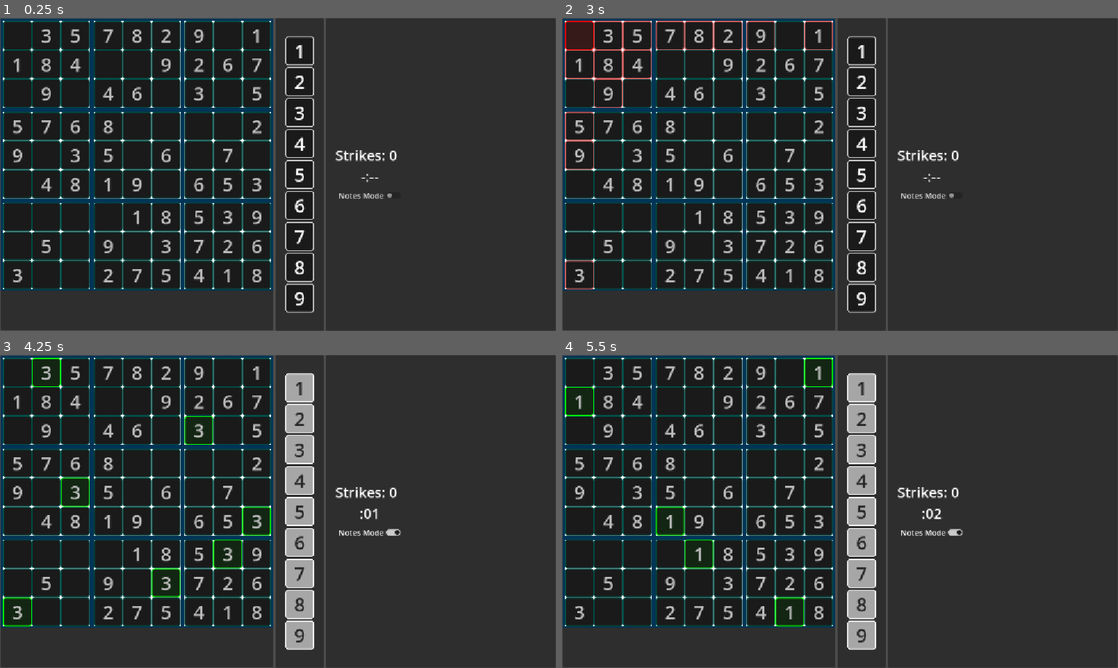
Above: before the commit, frames 1-4 (two rows, left to right).
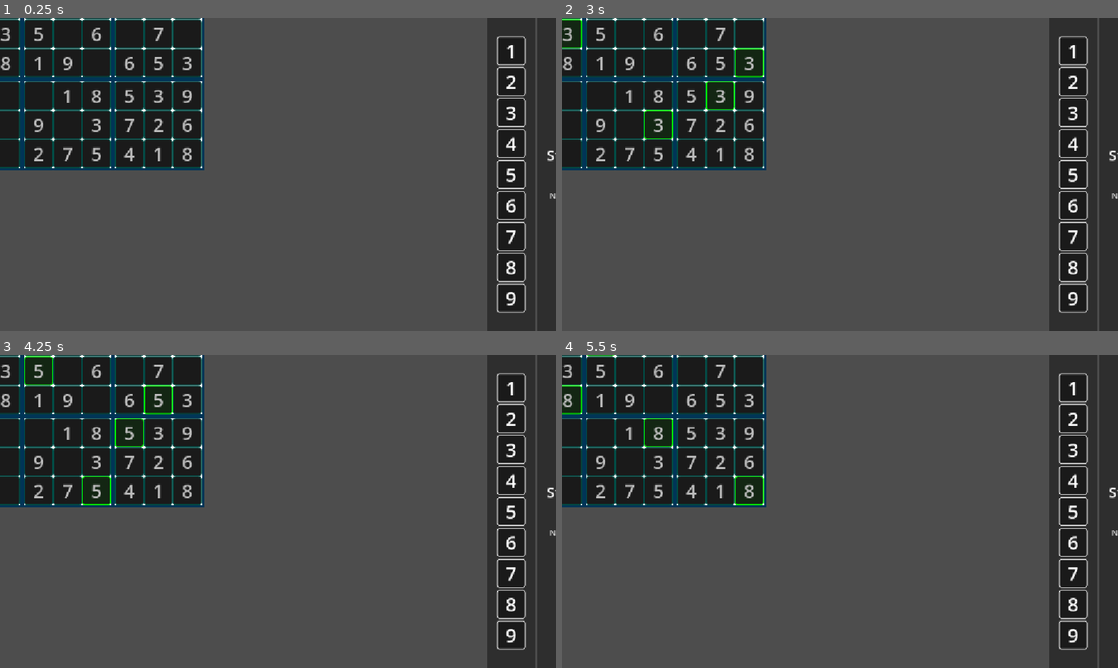
Above: after the commit, the same moments.

Repository: ignacio-w/sudoku
Game: Godot game, scene res://scenes/game.tscn
The game is run twice, just before and just after one commit, with the same random seed, the same clock (stepped at 60 frames per second) and the same inputs.
Inputs (mouse positions are in pixels of both pictures, inside the frame that each line leads up to):
- Up to frame 1 (0.25 s): no input
- Up to frame 2 (3 s): click (928, 196) at 0.5 s, where only the run before the commit has a clickable "Notes Mode"; click (928, 196) at 1.25 s, where only the run before the commit has a clickable "Notes Mode"; click (928, 196) at 2 s, where only the run before the commit has a clickable "Notes Mode"; tap Enter at 2.75 s; move the mouse to (578, 36) at 2.77 s; click (578, 36) at 2.92 s
- Up to frame 3 (4.25 s): tap Space (ui_select) at 3.02, 3.5, 3.77 s; move the mouse to (44, 373) at 3.52 s; click (44, 373) at 3.67 s
- Up to frame 4 (5.5 s): move the mouse to (639, 373) at 4.27 s; click (639, 373) at 4.42 s; tap Enter at 5 s; move the mouse to (578, 401) at 5.02 s; click (578, 401) at 5.17 s; tap Space (ui_select) at 5.27 s

The runs differ from the first frame. In frame 1, 77% of the frame differs, in the area x 0-100%, y 0-100%; in frame 2, 78%; in frame 3, 78%; in frame 4, 77%.

Commit message:
Added Board scaler
Implement a new BoardScaler component that dynamically adjusts the game board size based on viewport and parent container dimensions. The scaler listens to resize events and calculates the optimal board size while maintaining aspect ratio. This enables responsive scaling that respects theme margins and viewport changes.

Diff:
--- /dev/null
+++ b/scenes/ui/board_scaler.gd
@@ -0,0 +1,41 @@
+@tool
+extends Control
+
+func _ready() -> void:
+	resized.connect(_on_resized)
+	get_viewport().size_changed.connect(_on_resized)
+	_update_square_size_deferred.call_deferred()
+
+func _on_resized() -> void:
+	_update_square_size()
+
+func _update_square_size_deferred() -> void:
+	await get_tree().process_frame
+	_update_square_size()
+
+func _update_square_size() -> void:
+	# 1. Find the MarginContainer (or top UI parent) above HBoxContainer
+	var margin_container = _find_margin_container()
+	if not margin_container:
+		return
+
+	# 2. Calculate the EXACT usable height inside MarginContainer (minus theme margins)
+	var total_height: float = margin_container.size.y
+	var margin_top: float = margin_container.get_theme_constant("margin_top")
+	var margin_bottom: float = margin_container.get_theme_constant("margin_bottom")
+
+	var usable_height: float = total_height - (margin_top + margin_bottom)
+
+	# 3. Constrain BoardScaler's minimum width to fit perfectly inside that usable height
+	if usable_height > 0 and custom_minimum_size.x != usable_height:
+		custom_minimum_size = Vector2(usable_height, usable_height)
+		update_minimum_size()
+
+# Helper to find MarginContainer without hardcoding paths
+func _find_margin_container() -> MarginContainer:
+	var current: Node = get_parent()
+	while current:
+		if current is MarginContainer:
+			return current as MarginContainer
+		current = current.get_parent()
+	return null
--- a/scenes/ui/gameui.tscn
+++ b/scenes/ui/gameui.tscn
@@ -2,6 +2,7 @@
 
 [ext_resource type="Script" uid="uid://cf4bp5esfka7i" path="res://scenes/ui/gameui.gd" id="1_gnl4o"]
 [ext_resource type="PackedScene" uid="uid://doo5b7jm7x3y8" path="res://scenes/ui/board/board.tscn" id="1_jscc3"]
+[ext_resource type="Script" uid="uid://0tosdpqfeevk" path="res://scenes/ui/board_scaler.gd" id="2_5nrn4"]
 [ext_resource type="PackedScene" uid="uid://lvsotrxoqrq6" path="res://scenes/ui/number_button.tscn" id="3_nqx3d"]
 [ext_resource type="Script" uid="uid://dgeuyifnufd8f" path="res://scenes/ui/stopwatch.gd" id="4_bmdha"]
 
@@ -22,14 +23,14 @@
 [node name="HBoxContainer" type="HBoxContainer" parent="MarginContainer" unique_id=668532120]
 layout_mode = 2
 
-[node name="VBoxContainer" type="VBoxContainer" parent="MarginContainer/HBoxContainer" unique_id=462873795]
+[node name="BoardScaler" type="AspectRatioContainer" parent="MarginContainer/HBoxContainer" unique_id=396206587]
+custom_minimum_size = Vector2(646, 646)
 layout_mode = 2
+script = ExtResource("2_5nrn4")
 
-[node name="Board" parent="MarginContainer/HBoxContainer/VBoxContainer" unique_id=637133488 instance=ExtResource("1_jscc3")]
+[node name="Board" parent="MarginContainer/HBoxContainer/BoardScaler" unique_id=637133488 instance=ExtResource("1_jscc3")]
 unique_name_in_owner = true
 layout_mode = 2
-size_flags_horizontal = 1
-size_flags_vertical = 3
 
 [node name="SelectorPanelContainer" type="PanelContainer" parent="MarginContainer/HBoxContainer" unique_id=1549296339]
 layout_mode = 2
Not shown, added: scenes/ui/board_scaler.gd.uid
